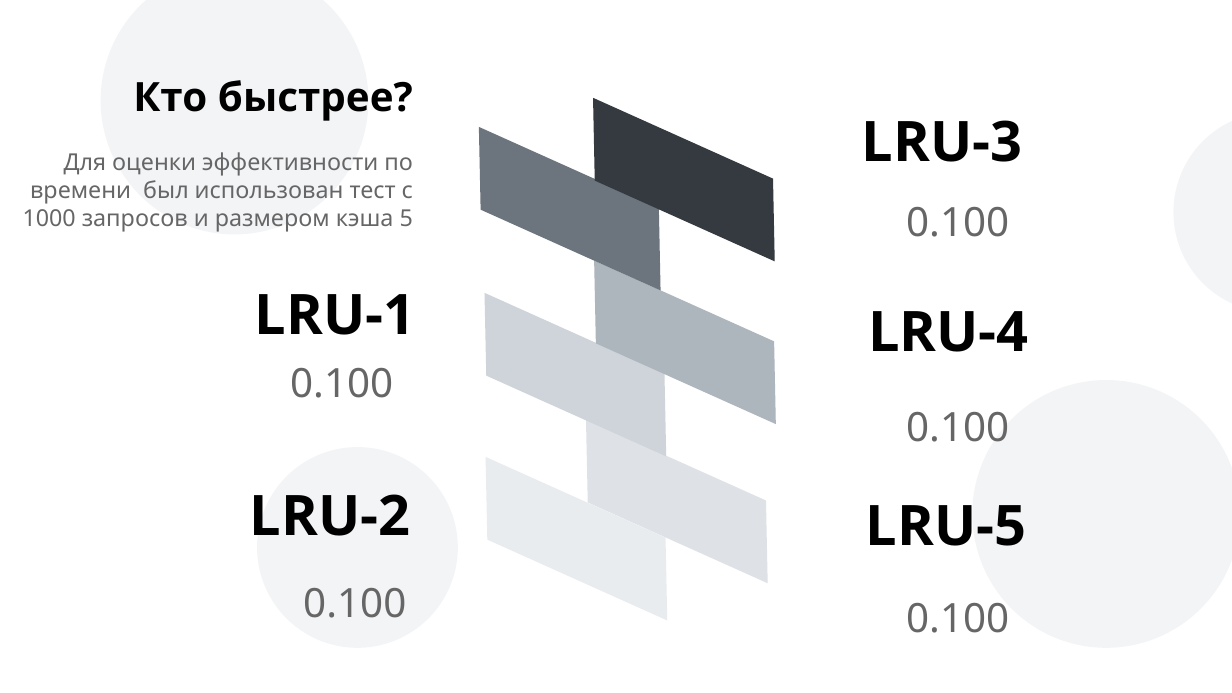
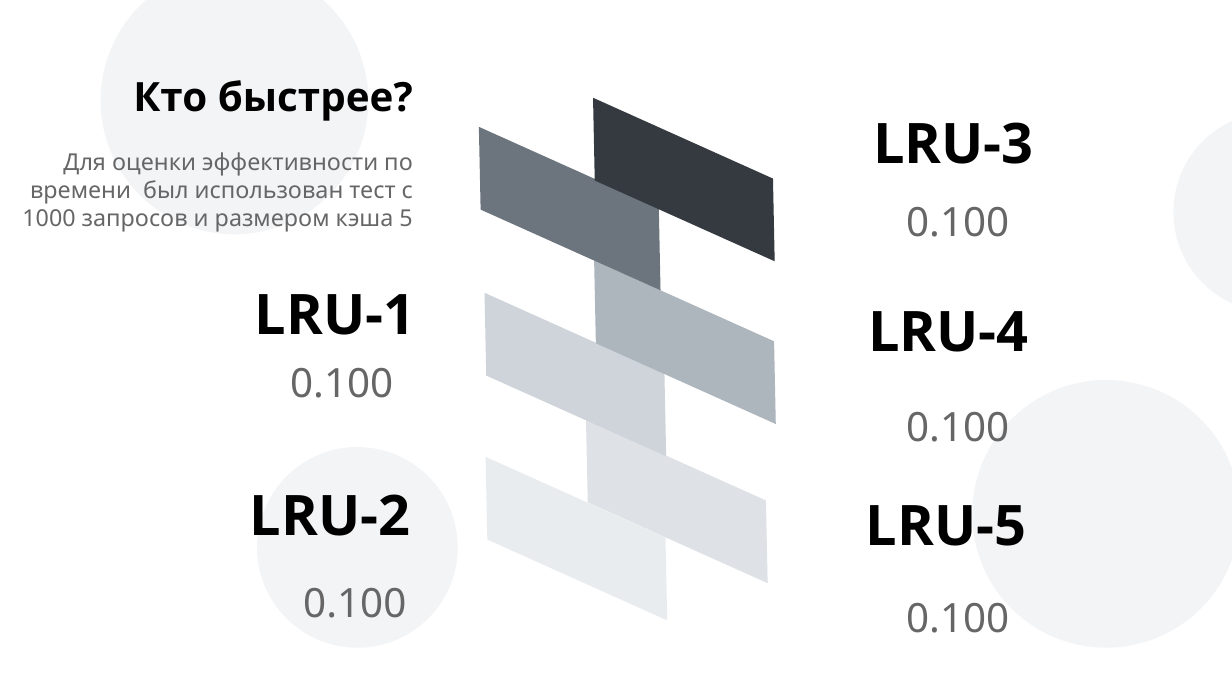
Before and after one commit to andreyStrachuk/LRU-K, a slide deck: slide 28 of Theory/Презентация LRU-K.pptx. Drawn at 1232x693 pixels with LibreOffice and Linux fonts; fonts in the diff are those of the drawing. Boxes give left, top, right and bottom in pixels: in the first picture for what was removed or moved away, otherwise in the second. Text is boxed around its words. In the diff, an @@ line names an element or a change of style, - is before the commit and + after.

```diff
--- a/Theory/Презентация LRU-K.pptx
+++ b/Theory/Презентация LRU-K.pptx
@@ text "LRU-3": place and size @@
-text "LRU-3" at [862,120,1023,162]
+text "LRU-3" at [873,122,1034,164]
```
Also in this commit, not shown: 29 other slides changed.
